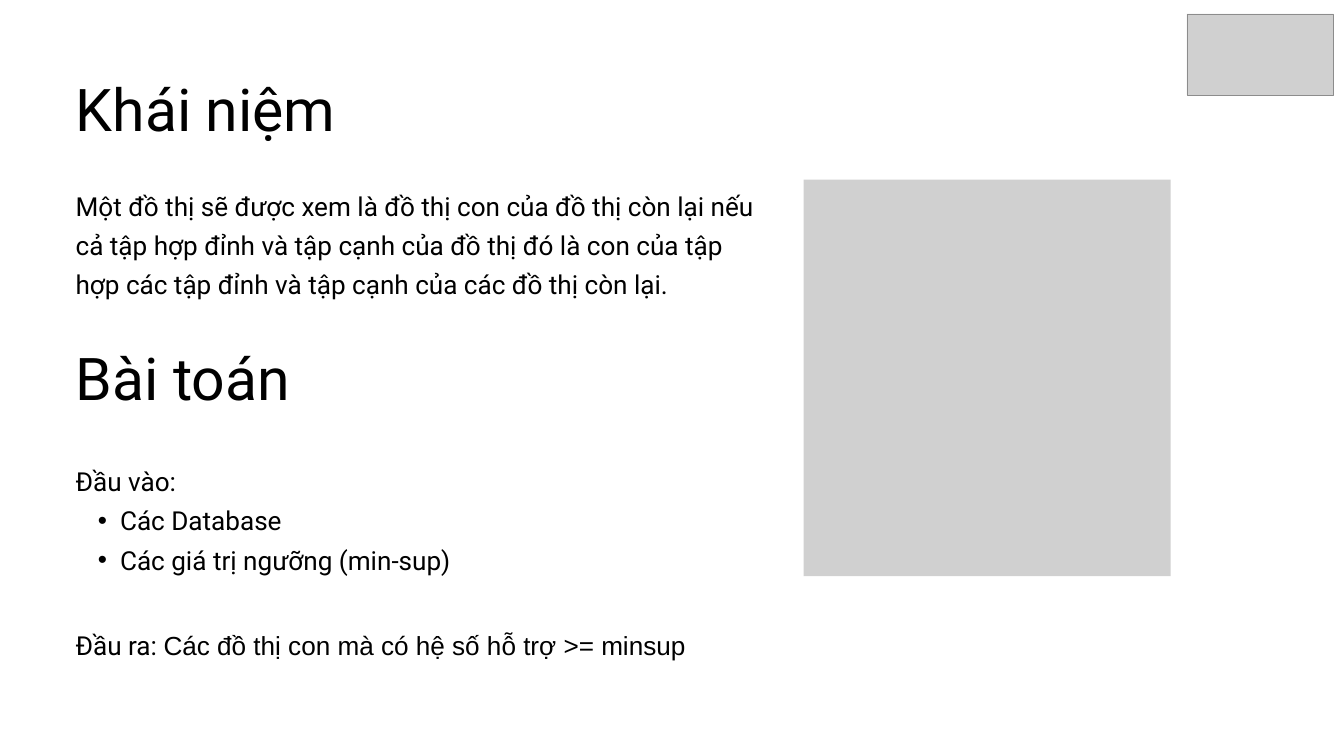
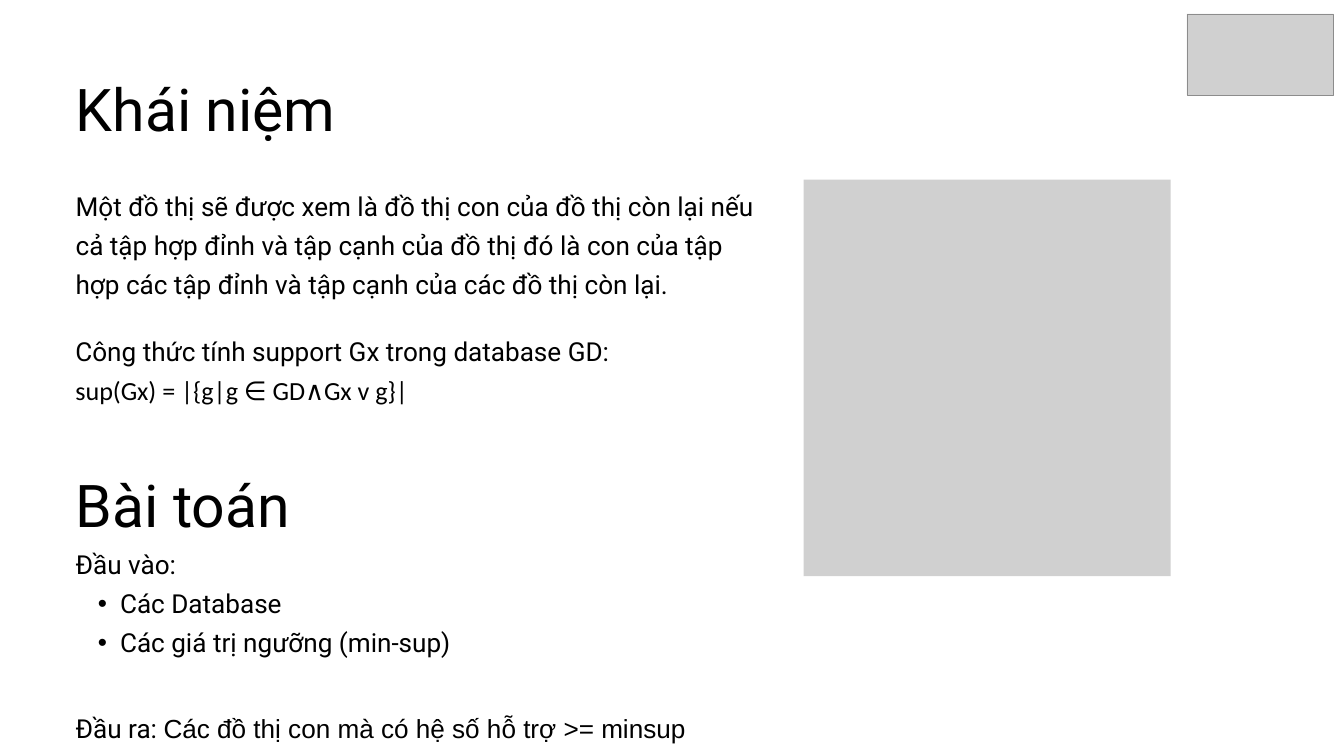
Before and after one commit to OhJiKang/Final-Project-Technology, a slide deck: slide 8 of Docs/PPT.pptx. Drawn at 1344x756 pixels with LibreOffice and Linux fonts; fonts in the diff are those of the drawing; grey boxes stand for pictures. Boxes give left, top, right and bottom in pixels: in the first picture for what was removed or moved away, otherwise in the second. Text is boxed around its words. In the diff, an @@ line names an element or a change of style, - is before the commit and + after.

```diff
--- a/Docs/PPT.pptx
+++ b/Docs/PPT.pptx
@@ text added at bbox=[75, 341, 609, 405], 28 pt, text #000000 @@
+Công thức tính support Gx trong database GD:
+sup(Gx) = |{g|g ∈ GD∧Gx v g}|
@@ text "Bài toán": place and size @@
-text "Bài toán" at bbox=[76, 355, 290, 401]
+text "Bài toán" at bbox=[76, 482, 290, 528]
@@ text "Đầu vào:": place and size @@
-text "Đầu vào:" at bbox=[76, 469, 450, 576]
+text "Đầu vào:" at bbox=[76, 552, 450, 658]
@@ text "Đầu ra: Các đồ thị ...": place and size @@
-text "Đầu ra: Các đồ thị ..." at bbox=[76, 633, 685, 661]
+text "Đầu ra: Các đồ thị ..." at bbox=[76, 716, 685, 743]
```
Also in this commit, not shown: 9 other slides changed, 2 other files.
